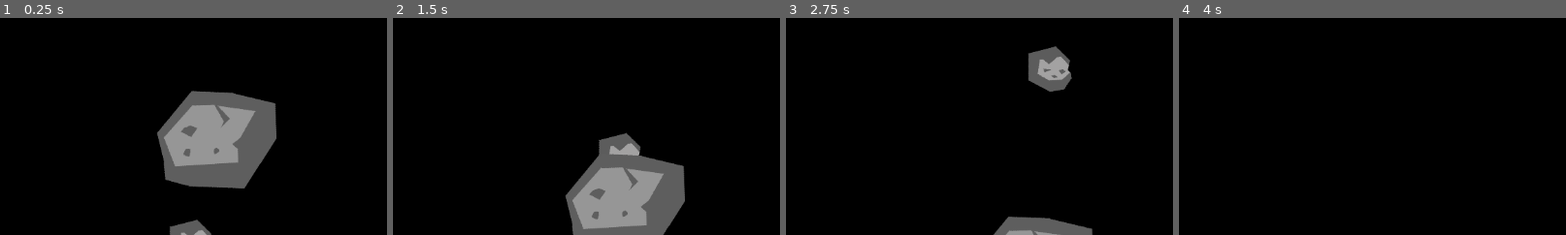
Above: before the commit, frames 1-4 (left to right).
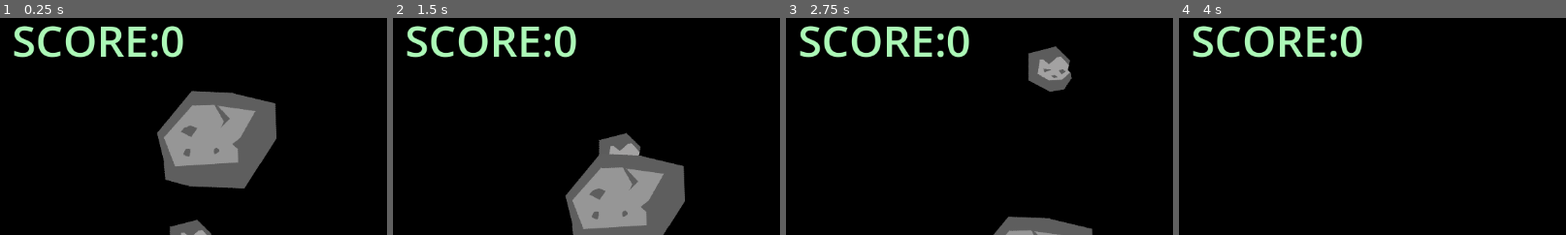
Above: after the commit, the same moments.

Repository: oskar-krolner/ddu-asteroids-teknikuge
Game: Godot game, scene res://game.tscn
Same seed, same stepped clock (60 frames per second), same inputs: the game is played once before the commit and once after it.
Inputs:
- Up to frame 1 (0.25 s): no input
- Up to frame 2 (1.5 s): tap W (Fremad) at 0.6 s; tap D (Roter_Højre) at 1.35 s
- Up to frame 3 (2.75 s): hold A (Roter_Venstre) from 2.03 s (still down)
- Up to frame 4 (4 s): release A (Roter_Venstre) at 2.78 s; tap Space (Skyd) at 2.85 s; tap S (Tilbage) at 3.6 s
The pictures show only the part of the screen within x 0-50%, y 5-55%; the shares and areas given below are measured in that part.

The runs differ from the first frame. In frame 1, 2.8% of the frame differs, in the area x 3-48%, y 3-19%; in frame 2, 2.8%; in frame 3, 2.8%; in frame 4, 2.8%.

Commit message:
Add files via upload

Diff:
--- a/asteroid.gd
+++ b/asteroid.gd
@@ -1,6 +1,6 @@
 class_name asteroid extends Area2D
 
-signal exploded (pos, size)
+signal exploded (pos, size, points)
 
 var movement_vector := Vector2(0, -1)
 
@@ -12,7 +12,19 @@
 @onready var sprite = $Sprite2D
 @onready var cshape = $CollisionShape2D
 
-
+var points: int:
+	get:
+			match size:
+				asteroidsize.large:
+					return 20
+				asteroidsize.medium:
+					return 15
+				asteroidsize.small:
+					return 10
+				asteroidsize.tiny:
+					return 5
+				_:
+					return 0
 func _ready():
 	rotation = randf_range(0, 2*PI )
 
@@ -52,5 +64,5 @@
 		global_position.x = -radius
 
 func explode():
-	emit_signal("exploded", global_position, size)
+	emit_signal("exploded", global_position, size, points)
 	queue_free()
--- a/game.tscn
+++ b/game.tscn
@@ -1,11 +1,16 @@
-[gd_scene load_steps=3 format=3 uid="uid://bq8siiljtpb74"]
+[gd_scene load_steps=4 format=3 uid="uid://bq8siiljtpb74"]
 
 [ext_resource type="PackedScene" uid="uid://cd0a7d7gqvooe" path="res://asteroid.tscn" id="1_80nbo"]
+[ext_resource type="PackedScene" uid="uid://besso6qmv304p" path="res://hud.tscn" id="2_feb5d"]
 [ext_resource type="PackedScene" uid="uid://708k8ot8vaak" path="res://move.tscn" id="3_feb5d"]
 
 [node name="game" type="Node2D"]
 
 [node name="move" parent="." instance=ExtResource("3_feb5d")]
+
+[node name="UI" type="CanvasLayer" parent="move"]
+
+[node name="HUD" parent="move/UI" instance=ExtResource("2_feb5d")]
 
 [node name="asteroids" type="Node2D" parent="move"]
 
--- /dev/null
+++ b/hud.gd
@@ -0,0 +1,5 @@
+extends Control
+
+@onready var score = $Scorecount:
+	set(value):
+		score.text = "SCORE:" + str(value)
--- /dev/null
+++ b/hud.tscn
@@ -0,0 +1,24 @@
+[gd_scene load_steps=3 format=3 uid="uid://besso6qmv304p"]
+
+[ext_resource type="Script" uid="uid://cgnmnsjj2qrtw" path="res://hud.gd" id="1_37p78"]
+
+[sub_resource type="LabelSettings" id="LabelSettings_e2o6t"]
+font_size = 64
+font_color = Color(0.676102, 0.969856, 0.716158, 1)
+
+[node name="HUD" type="Control"]
+layout_mode = 3
+anchors_preset = 0
+offset_right = 40.0
+offset_bottom = 40.0
+script = ExtResource("1_37p78")
+
+[node name="Scorecount" type="Label" parent="."]
+layout_mode = 0
+offset_left = 18.0
+offset_top = 19.0
+offset_right = 567.0
+offset_bottom = 107.0
+text = "Score:100000000"
+label_settings = SubResource("LabelSettings_e2o6t")
+uppercase = true
--- a/move.gd
+++ b/move.gd
@@ -3,10 +3,18 @@
 @onready var angreb = $Angreb
 @onready var rumskib = $Spiller
 @onready var asteroids = $asteroids
+@onready var hud = $UI/HUD
 
 var asteroid_scene = preload("res://asteroid.tscn")
 
+var score := 0:
+	set(value):
+		score = value
+		hud.score = score
+
+
 func _ready():
+	score = 0
 	rumskib.connect("skud_pewed", _on_rumskib_skud_pew)
 
 	for asteroid in asteroids.get_children():
@@ -17,7 +25,8 @@
 
 
 
-func _on_asteroid_exploded(pos, size):
+func _on_asteroid_exploded(pos, size, points):
+	score += points
 	for i in range(2):
 		match size:
 			asteroid.asteroidsize.large:
Not shown, added: hud.gd.uid
Not shown: 1 places in rumskib.tscn that only renumber resources
